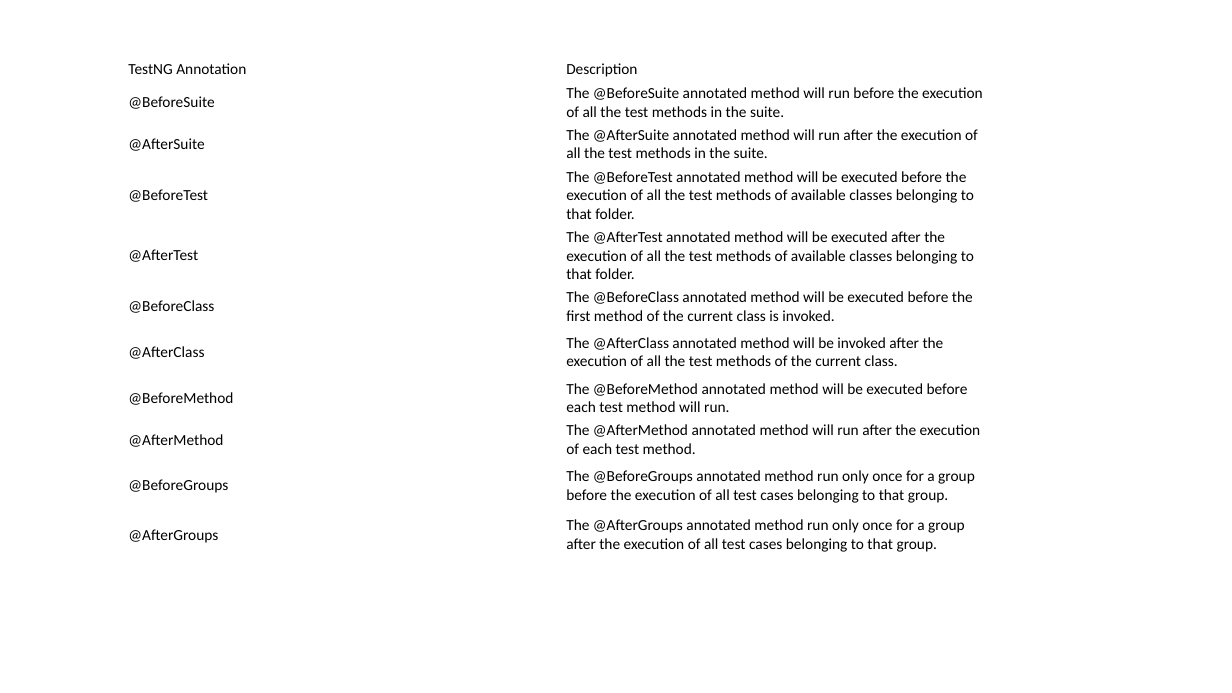
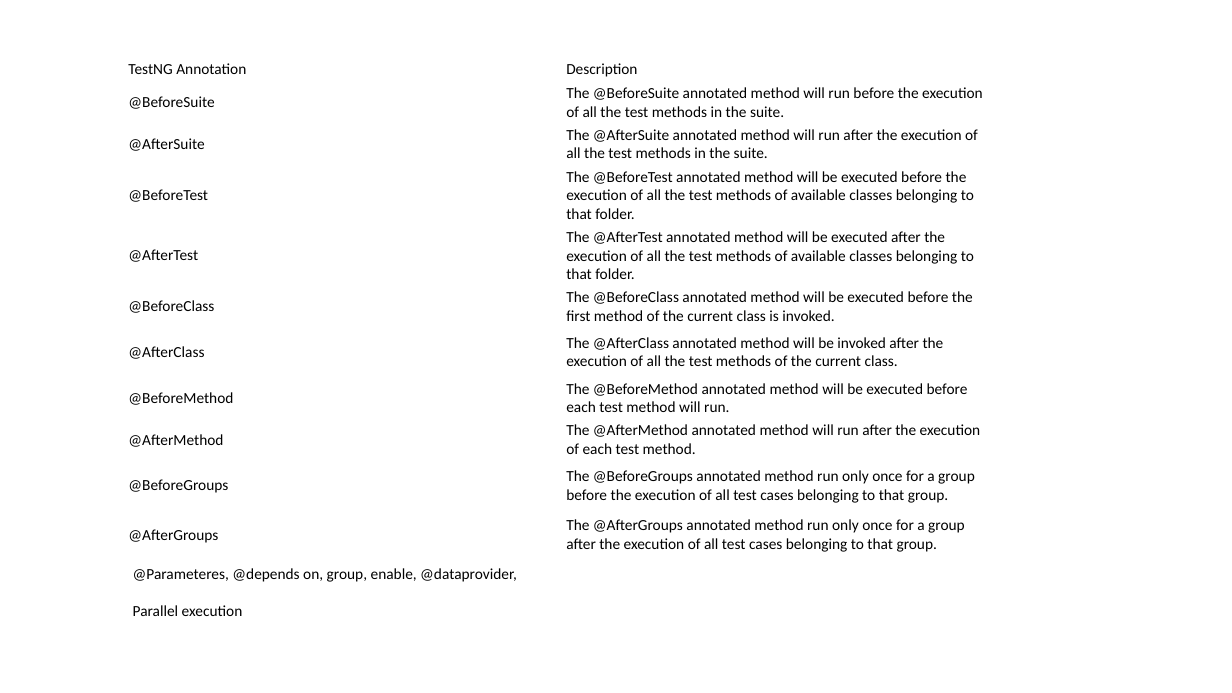
Before and after one commit to SoorajSundar1505/seleniumTraining, a slide deck: slide 58 of Selenium.pptx. Drawn at 1232x693 pixels with LibreOffice and Linux fonts; fonts in the diff are those of the drawing. Boxes give left, top, right and bottom in pixels: in the first picture for what was removed or moved away, otherwise in the second. Text is boxed around its words. In the diff, an @@ line names an element or a change of style, - is before the commit and + after.

```diff
--- a/Selenium.pptx
+++ b/Selenium.pptx
@@ text added at [133,568,517,616], 12 pt, text #000000 @@
+@Parameteres, @depends on, group, enable, @dataprovider,
+Parallel execution
```
Also in this commit, not shown: 2 other slides changed, 2 slides added.
